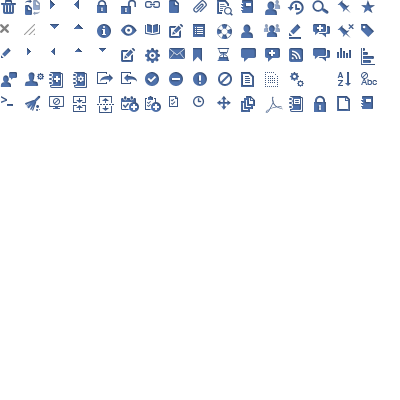
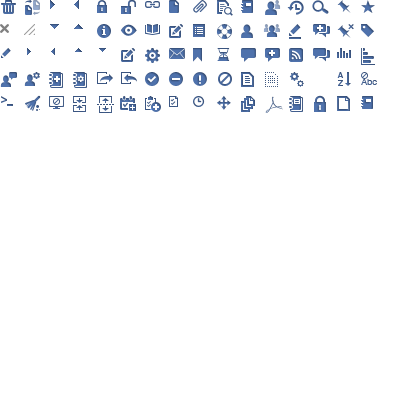
Two versions of the same layered image (400 × 400). Layer-by-layer changes:
renamed "admin" to "admin copy 2", painted on it over [24, 72, 44, 86]
added layer "create event copy 2" in group "create task" over [120, 96, 136, 111]
removed layer "Shape 134 copy 2" from group "create event" over [131, 104, 137, 110]
removed layer "Shape 133 copy 2" from group "create event" over [129, 102, 139, 112]
removed layer "Calendar Mini Icon copy" from group "create event" over [121, 96, 136, 110]
